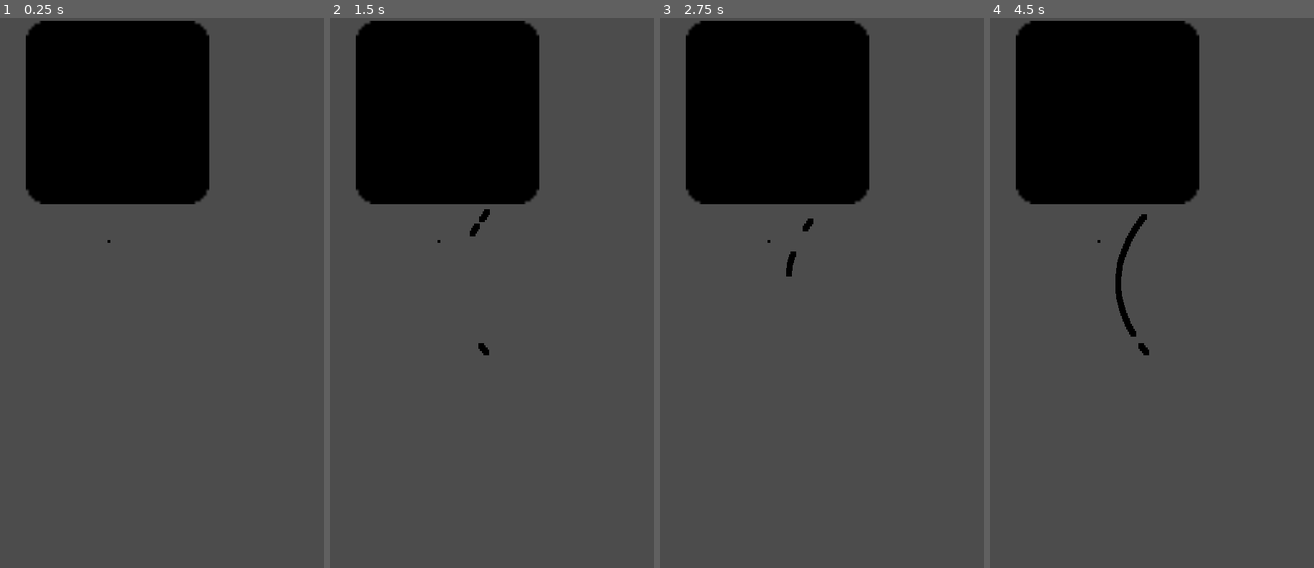
Above: before the commit, frames 1-4 (left to right).
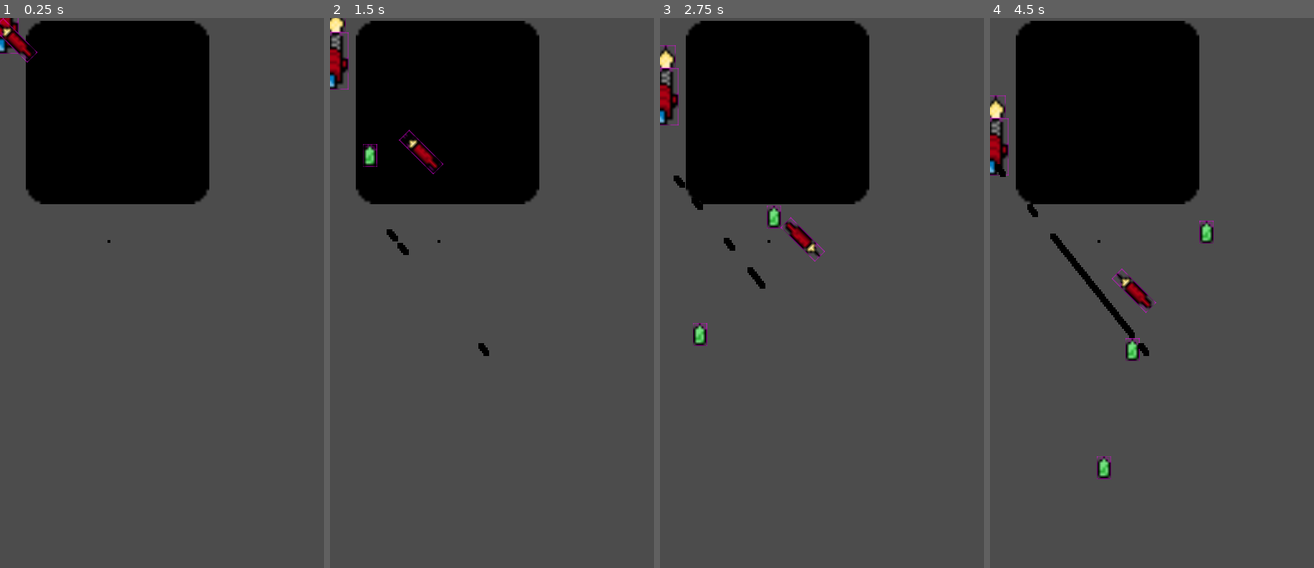
Above: after the commit, the same moments.

Repository: Fl0xy/LD44_Your_life_is_currency
Game: Godot game, scene res://scenes/henrik_test.tscn
Same seed, same stepped clock (60 frames per second), same inputs: the game is played once before the commit and once after it. This scene is started directly instead of the project's main scene. The engine's default icon, where the game draws it, is replaced by a stand-in: a white triangle on a blue panel in a dark square.
Inputs:
- Up to frame 1 (0.25 s): no input
- Up to frame 2 (1.5 s): tap Enter (ui_accept) at 0.5, 1.35 s; hold D (right) 0.53-1.28 s; hold Enter (ui_accept) 0.53-1.28 s; tap Space (fire) at 0.6 s; hold Down (ui_down) from 1.28 s (still down)
- Up to frame 3 (2.75 s): tap Enter (ui_accept) at 1.52, 1.82 s; tap Space (fire) at 1.55, 2.1 s; release Down (ui_down) at 2.03 s; hold D (right) from 2.03 s (still down); hold Enter (ui_accept) from 2.03 s (still down)
- Up to frame 4 (4.5 s): release D (right) at 2.78 s; release Enter (ui_accept) at 2.78 s; hold Up (ui_up) 2.78-3.53 s; tap Space (fire) at 2.85, 4.35 s; tap Enter (ui_accept) at 3.02, 3.32 s; hold Enter (ui_accept) 3.53-4.28 s; hold A (left) from 3.53 s (still down)

The runs differ from the first frame. In frame 1, 0.5% of the frame differs, in the area x 0-12%, y 0-9%; in frame 2, 1.2%; in frame 3, 1.7%; in frame 4, 2.4%, in the area x 0-70%, y 14-84%.

Commit message:
works?

Diff:
--- /dev/null
+++ b/assets/enemys/bullet.gd
@@ -0,0 +1,4 @@
+extends Sprite
+
+func _ready():
+	pass
--- /dev/null
+++ b/assets/enemys/bullet.tscn
@@ -0,0 +1,29 @@
+[gd_scene load_steps=5 format=2]
+
+[ext_resource path="res://assets/entity_texture_atlas.png" type="Texture" id=1]
+[ext_resource path="res://scripts/continues_motion_2D.gd" type="Script" id=2]
+
+[sub_resource type="AtlasTexture" id=1]
+atlas = ExtResource( 1 )
+region = Rect2( 40, 13, 5, 8 )
+
+[sub_resource type="CapsuleShape2D" id=2]
+radius = 1.99998
+height = 4.00004
+
+[node name="bullet" type="Sprite"]
+rotation = 3.14159
+scale = Vector2( 1, -1 )
+texture = SubResource( 1 )
+script = ExtResource( 2 )
+direction = Vector2( 0, 1 )
+speed = 50.0
+
+[node name="Area2D" type="Area2D" parent="."]
+__meta__ = {
+"_edit_group_": true,
+"_edit_lock_": true
+}
+
+[node name="CollisionShape2D" type="CollisionShape2D" parent="Area2D"]
+shape = SubResource( 2 )
--- /dev/null
+++ b/assets/enemys/explosion.tscn
@@ -0,0 +1,23 @@
+[gd_scene load_steps=4 format=2]
+
+[ext_resource path="res://assets/entity_texture_atlas.png" type="Texture" id=1]
+
+[sub_resource type="AtlasTexture" id=1]
+atlas = ExtResource( 1 )
+region = Rect2( 0, 86, 26, 28 )
+
+[sub_resource type="CapsuleShape2D" id=2]
+radius = 12.617
+height = 4.75006
+
+[node name="explosion" type="Sprite"]
+texture = SubResource( 1 )
+__meta__ = {
+"_edit_lock_": true
+}
+
+[node name="Area2D" type="Area2D" parent="."]
+
+[node name="CollisionShape2D" type="CollisionShape2D" parent="Area2D"]
+rotation = -0.406662
+shape = SubResource( 2 )
--- /dev/null
+++ b/assets/enemys/rapid_fire_gun_ship.gd
@@ -0,0 +1,40 @@
+extends Node2D
+
+export var bullet = preload("res://assets/enemys/bullet.tscn")
+export var time_between_shoots = 0.0
+export var time_muzzle_flash = 0.0
+
+var time = 0
+var muzzle_time = 0
+var side = 0 #0=left; 1 right; active gun of the ship
+var GUN_COUNT = 2
+
+func _physics_process(delta):
+	muzzle_time += delta
+	if muzzle_time > time_muzzle_flash :
+		$muzzleflash/left.visible = false
+		$muzzleflash/right.visible = false
+		muzzle_time -= time_muzzle_flash
+
+	time += delta
+	if time > time_between_shoots :
+		var instance = bullet.instance()
+		if side == 0:
+			instance.set_global_position($projectile/spawn_left.get_global_position())
+			$muzzleflash/left.visible = true
+			side = (side + 1) % GUN_COUNT
+		else : # side == 1
+			instance.set_global_position($projectile/spawn_right.get_global_position())
+			$muzzleflash/right.visible = true
+			side = (side + 1) % GUN_COUNT
+		get_parent().get_parent().add_child(instance)
+
+		time -= time_between_shoots
+
+#	var x = int(Input.is_action_pressed("ui_right")) - int(Input.is_action_pressed("ui_left"))
+#	var y = int(Input.is_action_pressed("ui_down")) - int(Input.is_action_pressed("ui_up"))
+#	position += Vector2(x*5*delta, y*5*delta)
+#	if Input.is_action_just_pressed("ui_accept"):
+#		var instance = bullet.instance()
+#		instance.set_global_position($ship_body/projectile/spawn_left.get_global_position())
+#		get_parent().add_child(instance)
--- /dev/null
+++ b/assets/enemys/rapid_fire_gun_ship.tscn
@@ -0,0 +1,137 @@
+[gd_scene load_steps=13 format=2]
+
+[ext_resource path="res://scripts/continues_motion_2D.gd" type="Script" id=1]
+[ext_resource path="res://assets/entity_texture_atlas.png" type="Texture" id=2]
+[ext_resource path="res://assets/enemys/rapid_fire_gun_ship.gd" type="Script" id=3]
+
+[sub_resource type="AtlasTexture" id=1]
+atlas = ExtResource( 2 )
+region = Rect2( 0, 0, 23, 23 )
+
+[sub_resource type="AtlasTexture" id=2]
+atlas = ExtResource( 2 )
+region = Rect2( 24, 0, 6, 5 )
+filter_clip = true
+
+[sub_resource type="AtlasTexture" id=9]
+atlas = ExtResource( 2 )
+region = Rect2( 24, 6, 6, 5 )
+
+[sub_resource type="AtlasTexture" id=3]
+atlas = ExtResource( 2 )
+region = Rect2( 24, 12, 7, 11 )
+
+[sub_resource type="AtlasTexture" id=7]
+atlas = ExtResource( 2 )
+region = Rect2( 32, 12, 7, 11 )
+
+[sub_resource type="AtlasTexture" id=4]
+atlas = ExtResource( 2 )
+region = Rect2( 31, 0, 9, 11 )
+
+[sub_resource type="AtlasTexture" id=8]
+atlas = ExtResource( 2 )
+region = Rect2( 41, 0, 9, 12 )
+
+[sub_resource type="RectangleShape2D" id=5]
+extents = Vector2( 7, 9 )
+
+[sub_resource type="RectangleShape2D" id=6]
+extents = Vector2( 2, 2 )
+
+[node name="rapid_fire_gun_ship" type="Node2D"]
+script = ExtResource( 1 )
+direction = Vector2( 1, 0.5 )
+speed = 20.0
+
+[node name="ship_body" type="Sprite" parent="."]
+editor/display_folded = true
+texture = SubResource( 1 )
+script = ExtResource( 3 )
+__meta__ = {
+"_edit_group_": true,
+"_edit_lock_": true
+}
+time_between_shoots = 1.0
+time_muzzle_flash = 0.1
+
+[node name="thrust" type="Node2D" parent="ship_body"]
+editor/display_folded = true
+
+[node name="right" type="Sprite" parent="ship_body/thrust"]
+position = Vector2( 14.5, -5 )
+rotation = -3.14159
+texture = SubResource( 2 )
+
+[node name="left" type="Sprite" parent="ship_body/thrust"]
+position = Vector2( -14, -5 )
+scale = Vector2( -1, 1 )
+texture = SubResource( 9 )
+offset = Vector2( 0.5, 0 )
+
+[node name="back_right" type="Sprite" parent="ship_body/thrust"]
+position = Vector2( 6.5, -12 )
+rotation = -3.14159
+scale = Vector2( 1, -1 )
+z_index = -1
+texture = SubResource( 3 )
+offset = Vector2( 0.5, 0 )
+
+[node name="back_left" type="Sprite" parent="ship_body/thrust"]
+position = Vector2( -5.5, -12 )
+rotation = -3.14159
+scale = Vector2( 1, -1 )
+z_index = -1
+texture = SubResource( 7 )
+offset = Vector2( 0.5, 0 )
+
+[node name="muzzleflash" type="Node2D" parent="ship_body"]
+
+[node name="left" type="Sprite" parent="ship_body/muzzleflash"]
+visible = false
+position = Vector2( -3.5, 15 )
+rotation = -3.14159
+scale = Vector2( 1, -1 )
+z_index = 1
+texture = SubResource( 4 )
+offset = Vector2( 0.5, 0 )
+
+[node name="right" type="Sprite" parent="ship_body/muzzleflash"]
+visible = false
+position = Vector2( 4, 15.5 )
+rotation = -3.14159
+scale = Vector2( 1, -1 )
+z_index = 1
+texture = SubResource( 8 )
+
+[node name="projectile" type="Node2D" parent="ship_body"]
+
+[node name="spawn_left" type="Node2D" parent="ship_body/projectile"]
+position = Vector2( -4, 14 )
+rotation = 3.14159
+scale = Vector2( 1, -1 )
+
+[node name="spawn_right" type="Node2D" parent="ship_body/projectile"]
+position = Vector2( 4, 14 )
+rotation = 3.14159
+scale = Vector2( 1, -1 )
+
+[node name="Area2D" type="Area2D" parent="."]
+editor/display_folded = true
+collision_layer = 3
+__meta__ = {
+"_edit_group_": true,
+"_edit_lock_": true
+}
+
+[node name="CollisionShape2D" type="CollisionShape2D" parent="Area2D"]
+position = Vector2( 0, 2 )
+shape = SubResource( 5 )
+
+[node name="CollisionShape2D2" type="CollisionShape2D" parent="Area2D"]
+position = Vector2( -9, -5 )
+shape = SubResource( 6 )
+
+[node name="CollisionShape2D3" type="CollisionShape2D" parent="Area2D"]
+position = Vector2( 9, -5 )
+shape = SubResource( 6 )
--- /dev/null
+++ b/assets/enemys/rocket.gd
@@ -0,0 +1,15 @@
+extends Sprite
+
+export var target_global_position : Vector2 = Vector2(50, 50)
+export var speed = 30.0
+
+var heading = Vector2(0, 1)
+
+func _physics_process(delta):
+	var to_target = target_global_position - position
+	var zeug = heading.angle_to(to_target)
+
+	rotation_degrees += zeug * 180/PI
+	heading = heading.rotated(zeug)
+
+	position += heading * delta * speed
--- /dev/null
+++ b/assets/enemys/rocket.tscn
@@ -0,0 +1,25 @@
+[gd_scene load_steps=5 format=2]
+
+[ext_resource path="res://assets/entity_texture_atlas.png" type="Texture" id=1]
+[ext_resource path="res://assets/enemys/rocket.gd" type="Script" id=2]
+
+[sub_resource type="AtlasTexture" id=1]
+atlas = ExtResource( 1 )
+region = Rect2( 27, 86, 5, 17 )
+
+[sub_resource type="CapsuleShape2D" id=2]
+radius = 2.0
+height = 8.0
+
+[node name="rocket" type="Sprite"]
+texture = SubResource( 1 )
+script = ExtResource( 2 )
+__meta__ = {
+"_edit_lock_": true
+}
+
+[node name="Area2D" type="Area2D" parent="."]
+
+[node name="CollisionShape2D" type="CollisionShape2D" parent="Area2D"]
+position = Vector2( 0, 2 )
+shape = SubResource( 2 )
--- /dev/null
+++ b/assets/enemys/rocket_ship.tscn
@@ -0,0 +1,57 @@
+[gd_scene load_steps=7 format=2]
+
+[ext_resource path="res://scripts/continues_motion_2D.gd" type="Script" id=1]
+[ext_resource path="res://assets/entity_texture_atlas.png" type="Texture" id=2]
+[ext_resource path="res://assets/enemys/rocket.tscn" type="PackedScene" id=3]
+
+[sub_resource type="AtlasTexture" id=1]
+atlas = ExtResource( 2 )
+region = Rect2( 0, 65, 13, 20 )
+
+[sub_resource type="AtlasTexture" id=2]
+atlas = ExtResource( 2 )
+region = Rect2( 14, 65, 11, 8 )
+
+[sub_resource type="RectangleShape2D" id=5]
+extents = Vector2( 6, 10 )
+
+[node name="rocket_ship" type="Node2D"]
+script = ExtResource( 1 )
+direction = Vector2( 0, 1 )
+speed = 10.0
+
+[node name="ship_body" type="Sprite" parent="."]
+texture = SubResource( 1 )
+__meta__ = {
+"_edit_lock_": true
+}
+
+[node name="thrust" type="Node2D" parent="ship_body"]
+__meta__ = {
+"_edit_lock_": true
+}
+
+[node name="back" type="Sprite" parent="ship_body/thrust"]
+position = Vector2( 0, -14 )
+texture = SubResource( 2 )
+__meta__ = {
+"_edit_lock_": true
+}
+
+[node name="projectile" type="Node2D" parent="ship_body"]
+__meta__ = {
+"_edit_lock_": true
+}
+
+[node name="rocket" parent="ship_body/projectile" instance=ExtResource( 3 )]
+
+[node name="spawn" type="Node2D" parent="ship_body/projectile"]
+__meta__ = {
+"_edit_lock_": true
+}
+
+[node name="Area2D" type="Area2D" parent="."]
+editor/display_folded = true
+
+[node name="CollisionShape2D" type="CollisionShape2D" parent="Area2D"]
+shape = SubResource( 5 )
--- a/scenes/henrik_test.tscn
+++ b/scenes/henrik_test.tscn
@@ -1,8 +1,32 @@
-[gd_scene load_steps=4 format=2]
+[gd_scene load_steps=13 format=2]
 
 [ext_resource path="res://icon.png" type="Texture" id=1]
 [ext_resource path="res://assets/blackPixel.png" type="Texture" id=2]
 [ext_resource path="res://scenes/ProjectileSpawner.tscn" type="PackedScene" id=3]
+[ext_resource path="res://assets/enemys/rapid_fire_gun_ship.tscn" type="PackedScene" id=4]
+[ext_resource path="res://assets/enemys/rocket_ship.tscn" type="PackedScene" id=5]
+[ext_resource path="res://assets/entity_texture_atlas.png" type="Texture" id=6]
+[ext_resource path="res://scripts/continues_motion_2D.gd" type="Script" id=7]
+
+[sub_resource type="AtlasTexture" id=5]
+atlas = ExtResource( 6 )
+region = Rect2( 0, 25, 15, 15 )
+
+[sub_resource type="AtlasTexture" id=6]
+atlas = ExtResource( 6 )
+region = Rect2( 21, 25, 3, 5 )
+
+[sub_resource type="AtlasTexture" id=7]
+atlas = ExtResource( 6 )
+region = Rect2( 16, 25, 4, 3 )
+
+[sub_resource type="AtlasTexture" id=8]
+atlas = ExtResource( 6 )
+region = Rect2( 0, 41, 15, 10 )
+
+[sub_resource type="AtlasTexture" id=9]
+atlas = ExtResource( 6 )
+region = Rect2( 16, 37, 15, 26 )
 
 [node name="Node2D" type="Node2D"]
 
@@ -17,3 +41,134 @@
 texture = ExtResource( 2 )
 
 [node name="ProjectileSpawner" parent="." instance=ExtResource( 3 )]
+
+[node name="rapid_fire_gun_ship" parent="." instance=ExtResource( 4 )]
+visible = false
+
+[node name="rocket_ship" parent="." instance=ExtResource( 5 )]
+
+[node name="beam_sphere" type="Node2D" parent="."]
+editor/display_folded = true
+visible = false
+
+[node name="ship_body" type="Sprite" parent="beam_sphere"]
+editor/display_folded = true
+texture = SubResource( 5 )
+__meta__ = {
+"_edit_lock_": true
+}
+
+[node name="thrust" type="Node2D" parent="beam_sphere/ship_body"]
+editor/display_folded = true
+__meta__ = {
+"_edit_lock_": true
+}
+
+[node name="back_left" type="Sprite" parent="beam_sphere/ship_body/thrust"]
+position = Vector2( -3, -9 )
+texture = SubResource( 6 )
+__meta__ = {
+"_edit_lock_": true
+}
+
+[node name="back_right" type="Sprite" parent="beam_sphere/ship_body/thrust"]
+position = Vector2( 3, -9 )
+scale = Vector2( -1, 1 )
+texture = SubResource( 6 )
+__meta__ = {
+"_edit_lock_": true
+}
+
+[node name="right" type="Sprite" parent="beam_sphere/ship_body/thrust"]
+position = Vector2( 9.5, -1 )
+scale = Vector2( -1, 1 )
+texture = SubResource( 7 )
+__meta__ = {
+"_edit_lock_": true
+}
+
+[node name="left" type="Sprite" parent="beam_sphere/ship_body/thrust"]
+position = Vector2( -9.5, -1 )
+texture = SubResource( 7 )
+__meta__ = {
+"_edit_lock_": true
+}
+
+[node name="projectile" type="Node2D" parent="beam_sphere/ship_body"]
+editor/display_folded = true
+visible = false
+__meta__ = {
+"_edit_lock_": true
+}
+
+[node name="beam" type="Node2D" parent="beam_sphere/ship_body/projectile"]
+editor/display_folded = true
+__meta__ = {
+"_edit_lock_": true
+}
+
+[node name="beam_start" type="Sprite" parent="beam_sphere/ship_body/projectile/beam"]
+position = Vector2( 0, 5.5 )
+texture = SubResource( 8 )
+__meta__ = {
+"_edit_lock_": true
+}
+
+[node name="beam_chunk" type="Sprite" parent="beam_sphere/ship_body/projectile/beam"]
+position = Vector2( 0, 23 )
+texture = SubResource( 9 )
+__meta__ = {
+"_edit_lock_": true
+}
+
+[node name="beam_chunk2" type="Sprite" parent="beam_sphere/ship_body/projectile/beam"]
+position = Vector2( 0, 49 )
+texture = SubResource( 9 )
+__meta__ = {
+"_edit_lock_": true
+}
+
+[node name="beam_chunk3" type="Sprite" parent="beam_sphere/ship_body/projectile/beam"]
+position = Vector2( 0, 74 )
+texture = SubResource( 9 )
+__meta__ = {
+"_edit_lock_": true
+}
+
+[node name="beam_chunk4" type="Sprite" parent="beam_sphere/ship_body/projectile/beam"]
+position = Vector2( 0, 100 )
+texture = SubResource( 9 )
+__meta__ = {
+"_edit_lock_": true
+}
+
+[node name="beam_chunk5" type="Sprite" parent="beam_sphere/ship_body/projectile/beam"]
+position = Vector2( 0, 126 )
+texture = SubResource( 9 )
+__meta__ = {
+"_edit_lock_": true
+}
+
+[node name="beam_chunk6" type="Sprite" parent="beam_sphere/ship_body/projectile/beam"]
+position = Vector2( 0, 152 )
+texture = SubResource( 9 )
+__meta__ = {
+"_edit_lock_": true
+}
+
+[node name="beam_chunk7" type="Sprite" parent="beam_sphere/ship_body/projectile/beam"]
+position = Vector2( 0, 178 )
+texture = SubResource( 9 )
+__meta__ = {
+"_edit_lock_": true
+}
+
+[node name="beam_chunk8" type="Sprite" parent="beam_sphere/ship_body/projectile/beam"]
+position = Vector2( 0, 204 )
+texture = SubResource( 9 )
+__meta__ = {
+"_edit_lock_": true
+}
+
+[node name="enemyspawner" type="Node2D" parent="."]
+script = ExtResource( 7 )
--- a/scripts/continues_motion_2D.gd
+++ b/scripts/continues_motion_2D.gd
@@ -4,7 +4,7 @@
 export var speed : float
 export var rotation_speed : float
 
-export var aplitude : float = 1.0
+export var aplitude : float = 0.0
 export var phase : float = 0.0
 export var frequency : float = 1.0
 export var vertical_shift : float = 0.0
